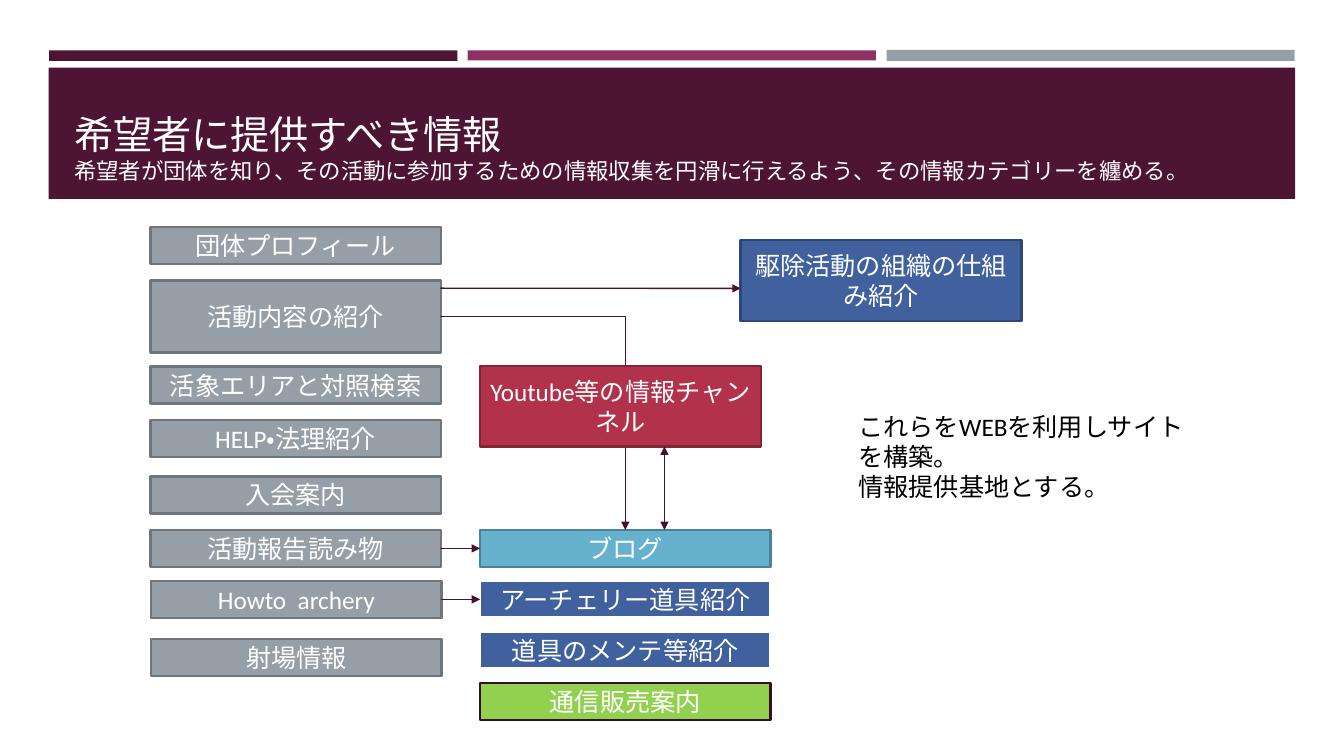
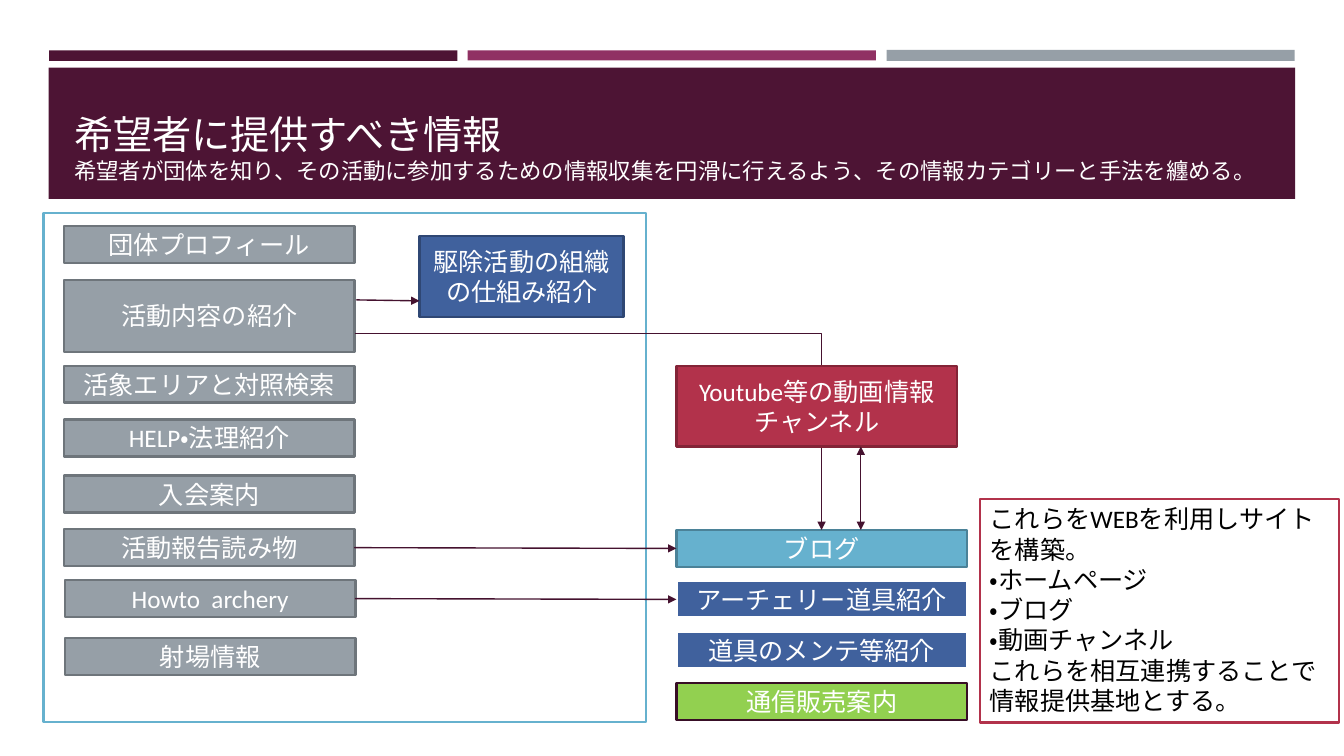
Before and after one commit to MasatoArai/subsidy, a slide deck: slide 3 of 団体加入希望者の要求情報とその提供手法.pptx. Drawn at 1344x756 pixels with LibreOffice and Linux fonts; fonts in the diff are those of the drawing. Boxes give left, top, right and bottom in pixels: in the first picture for what was removed or moved away, otherwise in the second. Text is boxed around its words. In the diff, an @@ line names an element or a change of style, - is before the commit and + after.

```diff
--- a/団体加入希望者の要求情報とその提供手法.pptx
+++ b/団体加入希望者の要求情報とその提供手法.pptx
@@ title at <box>74,116,1255,181</box>: text changed @@
-希望者に提供すべき情報
-希望者が団体を知り、その活動に参加するための情報収集を円滑に行えるよう、その情報カテゴリーを纏める。
+希望者に提供すべき情報
+希望者が団体を知り、その活動に参加するための情報収集を円滑に行えるよう、その情報カテゴリーと手法を纏める。
@@ rectangle added at <box>43,213,646,722</box>, fill #FFFFFF, outline #66B1CE 1.75 pt @@
@@ rectangle "駆除活動の組織の仕組み紹介": place and size @@
-rectangle "駆除活動の組織の仕組み紹介" at <box>741,240,1022,321</box>
+rectangle "駆除活動の組織の仕組み紹介" at <box>419,236,624,317</box>
@@ arrow moved from (441, 288) - (741, 288) to (357, 300) - (419, 301) @@
@@ elbow arrow moved from (441, 317) - (625, 530) to (356, 334) - (822, 530) @@
@@ 5 rectangles, 1 double arrow: place and size @@
-5 rectangles, 1 double arrow at <box>480,366,770,720</box>
+5 rectangles, 1 double arrow at <box>677,366,967,720</box>
@@ text in rectangle at <box>677,366,958,447</box>: text changed @@
-Youtube等の情報チャンネル
+Youtube等の動画情報チャンネル
@@ rectangle "これらをWEBを利用しサイトを構築。": place and size @@
-rectangle "これらをWEBを利用しサイトを構築。" at <box>858,415,1183,498</box>
+rectangle "これらをWEBを利用しサイトを構築。" at <box>980,499,1340,723</box>
@@ rectangle "これらをWEBを利用しサイトを構築。" at <box>980,499,1340,723</box>: fill none to #FFFFFF; outline none to #B2324B 1.75 pt @@
@@ arrow moved from (441, 548) - (480, 548) to (355, 547) - (677, 548) @@
@@ text in rectangle at <box>990,569,1317,682</box>: paragraphs added @@
+・ホームページ
+・ブログ
+・動画チャンネル
+これらを相互連携することで
@@ arrow moved from (442, 600) - (480, 600) to (356, 599) - (677, 600) @@
@@ 8 rectangles: place and size @@
-8 rectangles at <box>150,227,442,677</box>
+8 rectangles at <box>65,226,355,676</box>
```
Also in this commit, not shown: 2 other slides changed, 1 other file.
